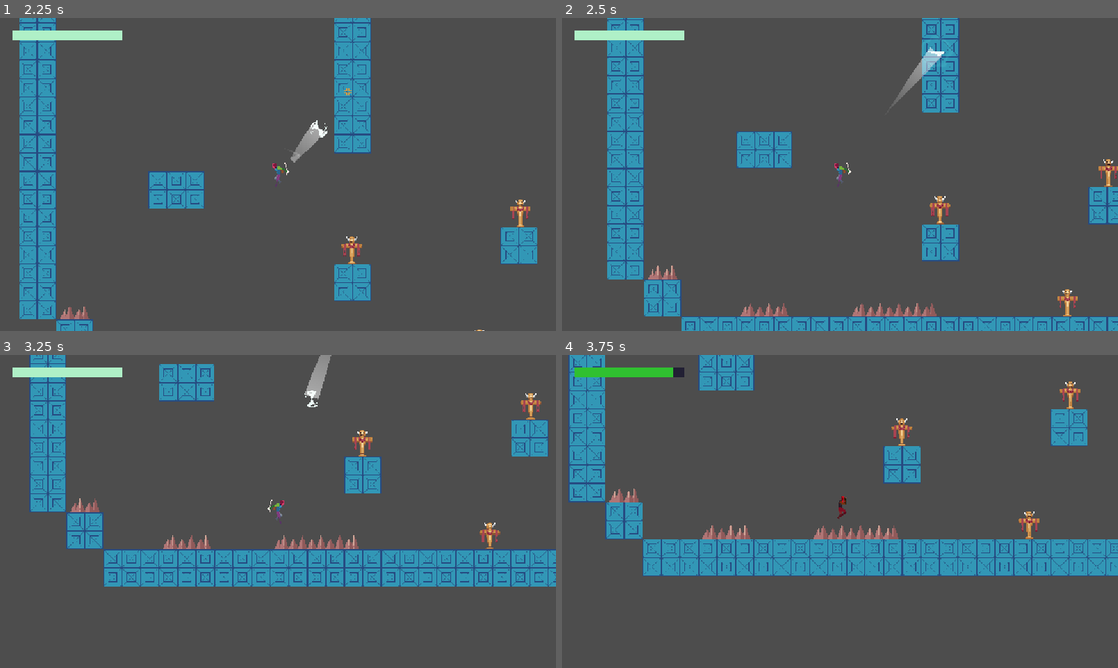
Above: before the commit, frames 1-4 (two rows, left to right).
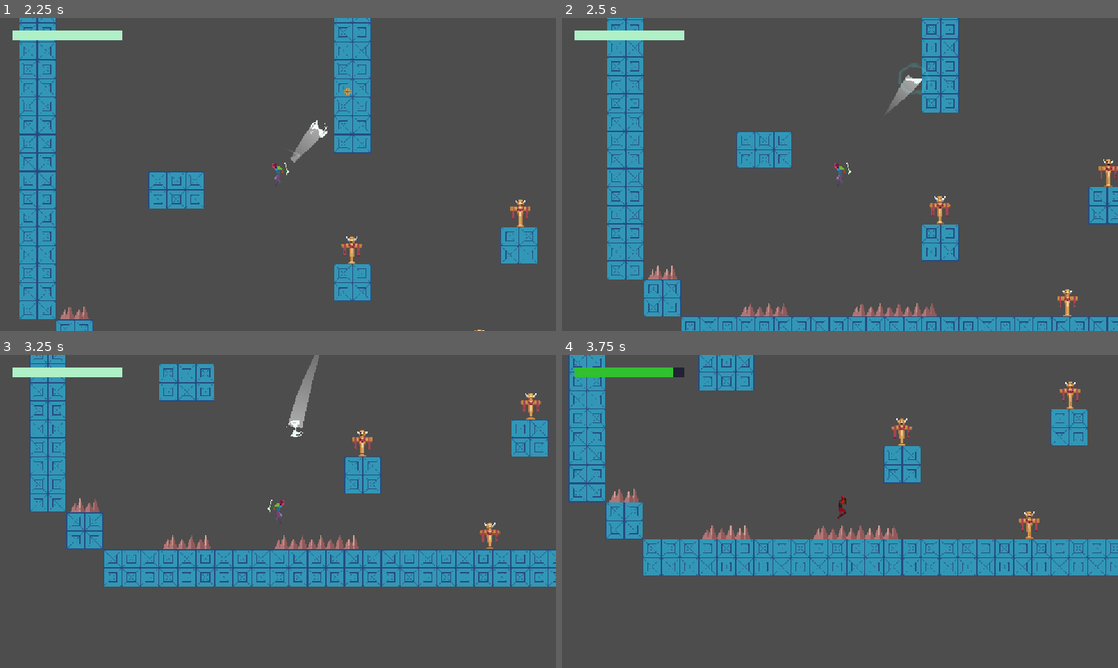
Above: after the commit, the same moments.

Repository: jbradlim08/MindBlade
Game: Godot game, scene res://Scene/level.tscn
Same seed, same stepped clock (60 frames per second), same inputs: the game is played once before the commit and once after it.
Inputs (mouse positions are in pixels of both pictures, inside the frame that each line leads up to):
- Up to frame 1 (2.25 s): tap Enter at 0.5 s; move the mouse to (400, 158) at 0.52 s; hold D (right) 0.53-2.03 s; click (400, 158) at 0.6 s; tap Space (jump) at 0.77, 1.52 s; move the mouse to (166, 190) at 1.27 s; tap Middle mouse button (middle-mouse) at 1.35 s; move the mouse to (333, 105) at 2.02 s; hold A (left) from 2.03 s (still down); right-click (333, 105) at 2.1 s
- Up to frame 2 (2.5 s): keep holding A (left)
- Up to frame 3 (3.25 s): move the mouse to (250, 574) at 2.77 s; release A (left) at 2.78 s; hold D (right) from 2.78 s (still down); tap Shift at 2.85 s; click (250, 574) at 2.92 s; tap Space (jump) at 3.02 s
- Up to frame 4 (3.75 s): keep holding D (right); move the mouse to (840, 473) at 3.52 s; click (840, 473) at 3.6 s

Frame 1 is identical in both runs. In frame 2, 0.5% of the frame differs, in the area x 58-70%, y 6-30%; in frame 3, 0.8%, in the area x 51-60%, y 0-27%; in frame 4, nothing differs.

Commit message:
Fix the bug when blade landed on top or bottom wall by add more conditions when the state is platform

Diff:
--- a/character/vier/mind_blade.gd
+++ b/character/vier/mind_blade.gd
@@ -30,7 +30,8 @@
 var cur_state = BladeState.ORBIT
 var target: Vector2
 var dir: Vector2
-var is_hit_wall: bool = false
+var is_hit_top_wall: bool = false
+var is_hit_side_wall: bool = false
 
 ## FUNCTION ##
 func _ready() -> void:
@@ -77,7 +78,8 @@
 	Utils.toggle_collision_shape(platformbox_shape, false)
 	Utils.toggle_collision_shape(clickbox, false)
 	Utils.toggle_collision_shape(hitbox, false)
-	is_hit_wall = false
+	is_hit_top_wall = false
+	is_hit_side_wall = false
 	set_rot(sprite, 0.0)
 	enable_detector(false)
 	anim.play("RESET")
@@ -88,24 +90,24 @@
 	Utils.toggle_collision_shape(platformbox_shape, false)
 	Utils.toggle_collision_shape(clickbox, false)
 	Utils.toggle_collision_shape(hitbox, true)
+	is_hit_top_wall = false
+	is_hit_side_wall = false
 	enable_detector(true)
 	anim.play("throw")
 	show()
 
 func init_platform() -> void:
-	global_position = target # to make sure it always landed on pivot point
 	Utils.toggle_area2d(worldbox, false)
 	Utils.toggle_collision_shape(platformbox_shape, true)
 	Utils.toggle_collision_shape(clickbox, true)
 	Utils.toggle_collision_shape(hitbox, false)
 	enable_detector(false)
 	platform_timer.start()
-
-	# signal is to spawn shockwave
-	SignalManager.on_blade_platform.emit(global_position)
-
+	# to make sure it always landed on pivot point
+	if not is_hit_side_wall and not is_hit_top_wall:
+		global_position = target
 	# hit top and bottom wall
-	if is_hit_wall == true:
+	if is_hit_top_wall:
 		set_rot(sprite, deg_to_rad(randf_range(45.0, 125.0)))
 		Utils.toggle_collision_shape(platformbox_shape, false)
 	else:
@@ -113,12 +115,16 @@
 
 	anim.play("RESET")
 	show()
+	# signal is to spawn shockwave
+	SignalManager.on_blade_platform.emit(global_position)
 
 func init_return() -> void:
 	Utils.toggle_area2d(worldbox, true)
 	Utils.toggle_collision_shape(platformbox_shape, false)
 	Utils.toggle_collision_shape(clickbox, false)
 	Utils.toggle_collision_shape(hitbox, true)
+	is_hit_top_wall = false
+	is_hit_side_wall = false
 	platform_timer.stop()
 	enable_detector(false)
 	anim.play("throw")
@@ -133,7 +139,7 @@
 		global_position += SPEED * dir * delta
 
 	if global_position.distance_to(target) < 5:
-		is_hit_wall = false
+		is_hit_top_wall = false
 		set_state(BladeState.PLATFORM)
 
 func platform() -> void:
@@ -159,7 +165,8 @@
 	obj.global_rotation = val
 
 func check_side() -> void:
-	if (right_wall_detector.is_colliding() or left_wall_detector.is_colliding()) and is_hit_wall == false:
+	if (right_wall_detector.is_colliding() or left_wall_detector.is_colliding()) and is_hit_top_wall == false:
+		is_hit_side_wall = true
 		set_state(BladeState.PLATFORM)
 
 func enable_detector(val: bool) -> void:
@@ -172,7 +179,7 @@
 	if cur_state != BladeState.FLY:
 		return
 
-	is_hit_wall = true
+	is_hit_top_wall = true
 	set_state(BladeState.PLATFORM)
 
 func _on_hitbox_area_entered(_body: Node2D) -> void:
